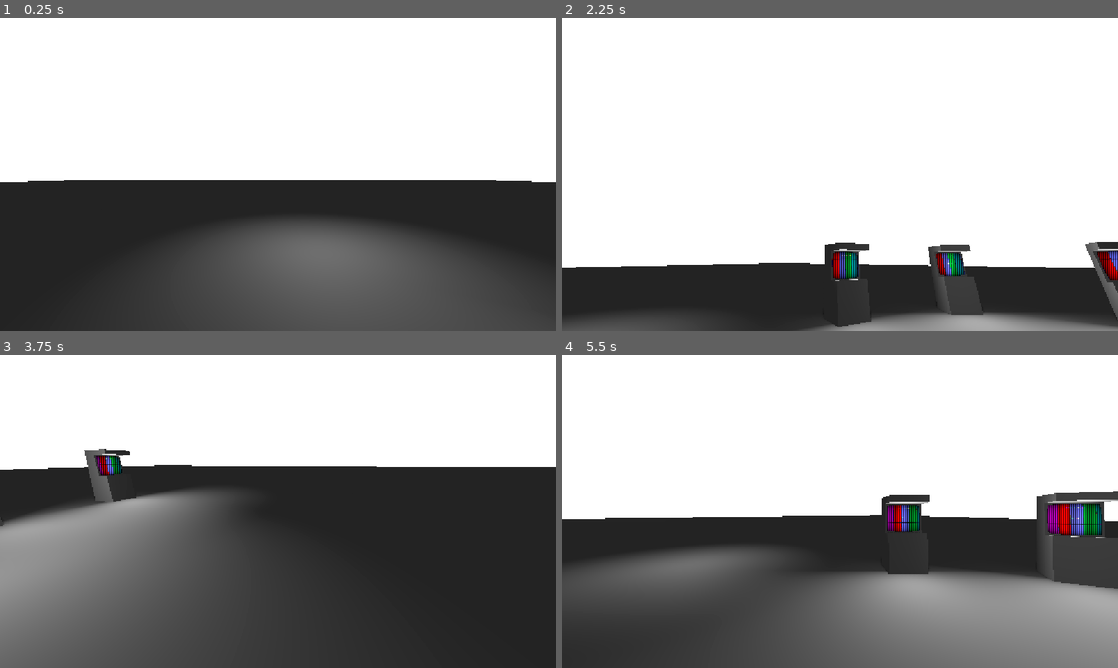
Above: before the commit, frames 1-4 (two rows, left to right).
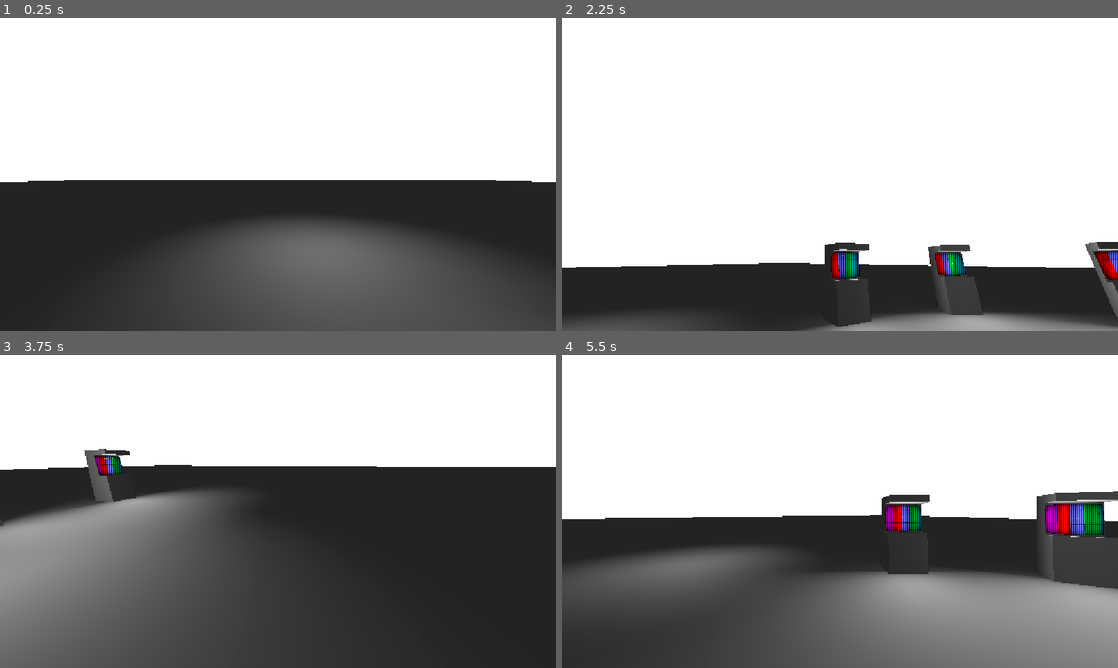
Above: after the commit, the same moments.

Repository: RuffledPlume/WildJam97
Game: Godot game, scene res://levels/lvl_sandbox.tscn
The game is run twice, just before and just after one commit, with the same random seed, the same clock (stepped at 60 frames per second) and the same inputs.
Inputs (mouse positions are in pixels of both pictures, inside the frame that each line leads up to):
- Up to frame 1 (0.25 s): no input
- Up to frame 2 (2.25 s): tap Enter at 0.5 s; move the mouse to (867, 174) at 0.52 s; hold W (main_player_move_forward) from 0.53 s (still down); move the mouse to (812, 174) at 1.27 s; move the mouse to (851, 168) at 2.02 s
- Up to frame 3 (3.75 s): keep holding W (main_player_move_forward); move the mouse to (272, 517) at 2.77 s; move the mouse to (316, 514) at 3.52 s
- Up to frame 4 (5.5 s): keep holding W (main_player_move_forward); move the mouse to (795, 508) at 4.27 s; move the mouse to (845, 511) at 5.02 s

The runs differ from the first frame. In frame 2, 0.2% of the frame differs, in the area x 48-100%, y 74-84%; in frame 3, less than 0.1%; in frame 4, 0.4%, in the area x 58-98%, y 47-58%.

Commit message:
Arcade Screen Setup Improved
 * Updated Light slower when offscreen

Diff:
--- a/project/levels/lvl_sandbox.tscn
+++ b/project/levels/lvl_sandbox.tscn
@@ -39,7 +39,7 @@
 [node name="ExampleArcadeMachine3" parent="." unique_id=839034064 instance=ExtResource("2_gfot2")]
 transform = Transform3D(-0.02659759, 0, -0.9996462, 0, 1, 0, 0.9996462, 0, -0.02659759, 9.711819, 0.50568414, 5.8979006)
 
-[node name="Screen" parent="ExampleArcadeMachine3" index="3" unique_id=785006571]
+[node name="Screen" parent="ExampleArcadeMachine3" index="4" unique_id=785006571]
 surface_material_override/0 = SubResource("ShaderMaterial_75r4t")
 
 [node name="AreaLight3D" parent="ExampleArcadeMachine3/Screen" index="0" unique_id=1962434662]
--- /dev/null
+++ b/project/materials/m_arcade_screen.tres
@@ -0,0 +1,11 @@
+[gd_resource type="ShaderMaterial" format=3 uid="uid://bk1mmavk2yfcf"]
+
+[ext_resource type="Shader" uid="uid://dp27kn2wv3fv1" path="res://shaders/arcade_crt.gdshader" id="1_7k5g3"]
+
+[sub_resource type="PlaceholderTexture2D" id="PlaceholderTexture2D_rysxw"]
+size = Vector2(1024, 1024)
+
+[resource]
+render_priority = 0
+shader = ExtResource("1_7k5g3")
+shader_parameter/screen_texture = SubResource("PlaceholderTexture2D_rysxw")
--- /dev/null
+++ b/project/prefabs/pf_arcade_screen.tscn
@@ -0,0 +1,36 @@
+[gd_scene format=3 uid="uid://ckwv01j5apesh"]
+
+[ext_resource type="Script" uid="uid://bc6iikjpbrjxo" path="res://scripts/arcade_screen.gd" id="1_nna46"]
+[ext_resource type="Material" uid="uid://bk1mmavk2yfcf" path="res://materials/m_arcade_screen.tres" id="2_nna46"]
+[ext_resource type="Shader" uid="uid://dp27kn2wv3fv1" path="res://shaders/arcade_crt.gdshader" id="2_rysxw"]
+
+[sub_resource type="PlaceholderTexture2D" id="PlaceholderTexture2D_nna46"]
+size = Vector2(1024, 1024)
+
+[sub_resource type="QuadMesh" id="QuadMesh_2mwys"]
+
+[node name="ArcadeScreen" type="Node3D" unique_id=192009638 node_paths=PackedStringArray("screen_mesh", "screen_light", "notifier")]
+process_mode = 4
+script = ExtResource("1_nna46")
+screen_shader = ExtResource("2_rysxw")
+screen_mesh = NodePath("ScreenMesh")
+screen_light = NodePath("ScreenLight")
+notifier = NodePath("VisibleOnScreenNotifier3D")
+
+[node name="ScreenLight" type="AreaLight3D" parent="." unique_id=974240821]
+transform = Transform3D(-1, 0, -8.742278e-08, 0, 1, 0, 8.742278e-08, 0, -1, 2.3315323e-09, 0, 0.026669621)
+light_energy = 3.0
+light_indirect_energy = 3.0
+shadow_enabled = true
+shadow_reverse_cull_face = true
+area_range = 7.0
+area_size = Vector2(1, 1.0119863)
+area_texture = SubResource("PlaceholderTexture2D_nna46")
+
+[node name="ScreenMesh" type="MeshInstance3D" parent="." unique_id=1746502718]
+mesh = SubResource("QuadMesh_2mwys")
+surface_material_override/0 = ExtResource("2_nna46")
+
+[node name="VisibleOnScreenNotifier3D" type="VisibleOnScreenNotifier3D" parent="." unique_id=993755341]
+transform = Transform3D(1, 0, 0, 0, 1, 0, 0, 0, 1, 0, 0, 0.5859034)
+aabb = AABB(-1, -1, -0.957, 2, 2, 2)
--- a/project/prefabs/pf_example_arcade_machine.tscn
+++ b/project/prefabs/pf_example_arcade_machine.tscn
@@ -1,28 +1,15 @@
 [gd_scene format=3 uid="uid://d2dejs4wlbtlq"]
 
 [ext_resource type="PackedScene" uid="uid://cntpcve5rjgqy" path="res://prefabs/pf_arcade_machine_base.tscn" id="1_34as7"]
+[ext_resource type="PackedScene" uid="uid://ckwv01j5apesh" path="res://prefabs/pf_arcade_screen.tscn" id="1_navsu"]
 [ext_resource type="PackedScene" uid="uid://i07ybshp4770" path="res://levels/lvl_example_arcade_game.tscn" id="2_vq7cp"]
-[ext_resource type="Shader" uid="uid://dp27kn2wv3fv1" path="res://shaders/arcade_crt.gdshader" id="3_varhu"]
-[ext_resource type="Script" uid="uid://dbfpvu5etb6yk" path="res://scripts/arcade_screen_light.gd" id="4_2su1k"]
-
-[sub_resource type="QuadMesh" id="QuadMesh_rltbh"]
-
-[sub_resource type="ViewportTexture" id="ViewportTexture_navsu"]
-viewport_path = NodePath("SubViewport")
-
-[sub_resource type="ShaderMaterial" id="ShaderMaterial_varhu"]
-resource_local_to_scene = true
-render_priority = 0
-shader = ExtResource("3_varhu")
-shader_parameter/screen_texture = SubResource("ViewportTexture_navsu")
-
-[sub_resource type="DrawableTexture2D" id="DrawableTexture2D_navsu"]
-resource_local_to_scene = true
-
-[sub_resource type="ViewportTexture" id="ViewportTexture_varhu"]
-viewport_path = NodePath("SubViewport")
 
 [node name="ExampleArcadeMachine" type="Node3D" unique_id=1824771371]
+
+[node name="ArcadeScreen" parent="." unique_id=192009638 node_paths=PackedStringArray("viewport_target") instance=ExtResource("1_navsu")]
+process_mode = 0
+transform = Transform3D(0.9998195, 0, 0, 0, 0.7435655, 0.06613269, 0, -0.049281895, 0.99781036, 0, 0.90721846, -0.043967143)
+viewport_target = NodePath("../SubViewport")
 
 [node name="BaseArcadeMachine" parent="." unique_id=1087995022 instance=ExtResource("1_34as7")]
 
@@ -32,22 +19,3 @@
 size = Vector2i(1024, 1024)
 
 [node name="Node2D" parent="SubViewport" unique_id=1313414700 instance=ExtResource("2_vq7cp")]
-
-[node name="Node2D" type="Node2D" parent="." unique_id=1374641989]
-
-[node name="Screen" type="MeshInstance3D" parent="." unique_id=785006571]
-transform = Transform3D(0.92252755, 0, 0, 0, 0.7532775, 0.06991987, 0, -0.05279828, 0.99755263, 0, 0.90670174, -0.040445868)
-mesh = SubResource("QuadMesh_rltbh")
-surface_material_override/0 = SubResource("ShaderMaterial_varhu")
-
-[node name="AreaLight3D" type="AreaLight3D" parent="Screen" unique_id=1962434662]
-transform = Transform3D(-1.0839785, 0, 8.787355e-08, 0, 1.3203738, 0, -9.476441e-08, 0, -1.0051563, -1.7078858e-09, 0.0014294833, 0.016810631)
-light_energy = 3.0
-light_indirect_energy = 3.0
-shadow_enabled = true
-shadow_reverse_cull_face = true
-area_range = 7.0
-area_size = Vector2(1, 0.826)
-area_texture = SubResource("DrawableTexture2D_navsu")
-script = ExtResource("4_2su1k")
-screen_texture = SubResource("ViewportTexture_varhu")
--- /dev/null
+++ b/project/scripts/arcade_screen.gd
@@ -0,0 +1,49 @@
+@tool
+class_name ArcadeScreen extends Node
+
+@export var viewport_target : SubViewport
+
+@export var screen_shader : Shader
+@export var screen_mesh : MeshInstance3D
+@export var screen_light : AreaLight3D
+@export var notifier : VisibleOnScreenNotifier3D
+@export var on_screen_delay := 0.1
+@export var off_screen_delay := 1.0
+
+var screen_texture : ViewportTexture
+var screen_material : ShaderMaterial
+var drawable_texture := DrawableTexture2D.new()
+var next_update := off_screen_delay
+
+func _ready() -> void:
+	if viewport_target == null:
+		process_mode = Node.PROCESS_MODE_DISABLED
+		return
+	process_mode = Node.PROCESS_MODE_INHERIT
+
+	screen_texture = viewport_target.get_texture()
+
+	screen_material = ShaderMaterial.new()
+	screen_material.shader = screen_shader
+	screen_material.set_shader_parameter("screen_texture", screen_texture)
+
+	screen_mesh.set_surface_override_material(0, screen_material)
+
+func _process(_delta: float) -> void:
+	if next_update > 0:
+		next_update -= _delta
+		return
+
+	var screen_width := screen_texture.get_width()
+	var screen_height := screen_texture.get_height()
+	if screen_width <= 0 || screen_height <= 0:
+		return
+
+	screen_light.area_texture = null
+	if drawable_texture.get_width() != screen_width || drawable_texture.get_height() != screen_height:
+		drawable_texture.setup(screen_width, screen_height, DrawableTexture2D.DRAWABLE_FORMAT_RGBA8, Color.WHITE, true)
+
+	drawable_texture.blit_rect(Rect2i(0, 0, screen_width, screen_height), screen_texture)
+	screen_light.area_texture = drawable_texture
+
+	next_update = on_screen_delay if notifier.is_on_screen() else off_screen_delay
--- a/project/scripts/arcade_screen_light.gd
+++ /dev/null
@@ -1,32 +0,0 @@
-@tool
-extends AreaLight3D
-
-@export var screen_texture : ViewportTexture
-@export var update_delay := 0.1
-
-var drawable_texture : DrawableTexture2D
-var current_delay := update_delay
-
-func _ready() -> void:
-	drawable_texture = area_texture as DrawableTexture2D
-
-func _process(_delta: float) -> void:
-	if current_delay > 0:
-		current_delay -= _delta
-		return
-
-	if drawable_texture == null || screen_texture == null:
-		return
-
-	var screen_width := screen_texture.get_width()
-	var screen_height := screen_texture.get_height()
-	if screen_width <= 0 || screen_height <= 0:
-		return
-
-	area_texture = null
-	if drawable_texture.get_width() != screen_width || drawable_texture.get_height() != screen_height:
-		drawable_texture.setup(screen_width, screen_height, DrawableTexture2D.DRAWABLE_FORMAT_RGBA8, Color.WHITE, true)
-
-	drawable_texture.blit_rect(Rect2i(0, 0, screen_width, screen_height), screen_texture)
-	area_texture = drawable_texture
-	current_delay = update_delay
Not shown, added: project/scripts/arcade_screen.gd.uid
Not shown, removed: project/scripts/arcade_screen_light.gd.uid
